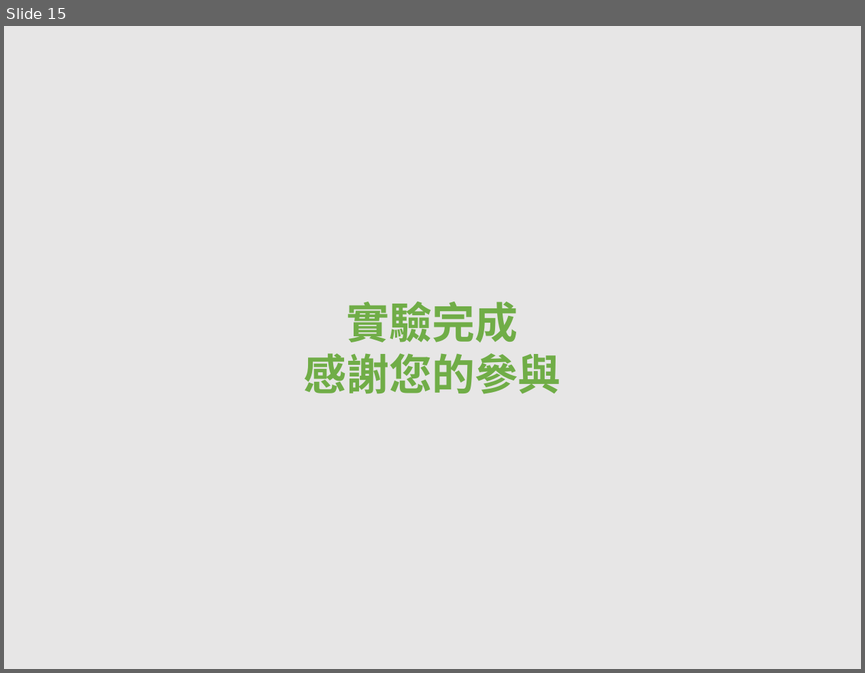
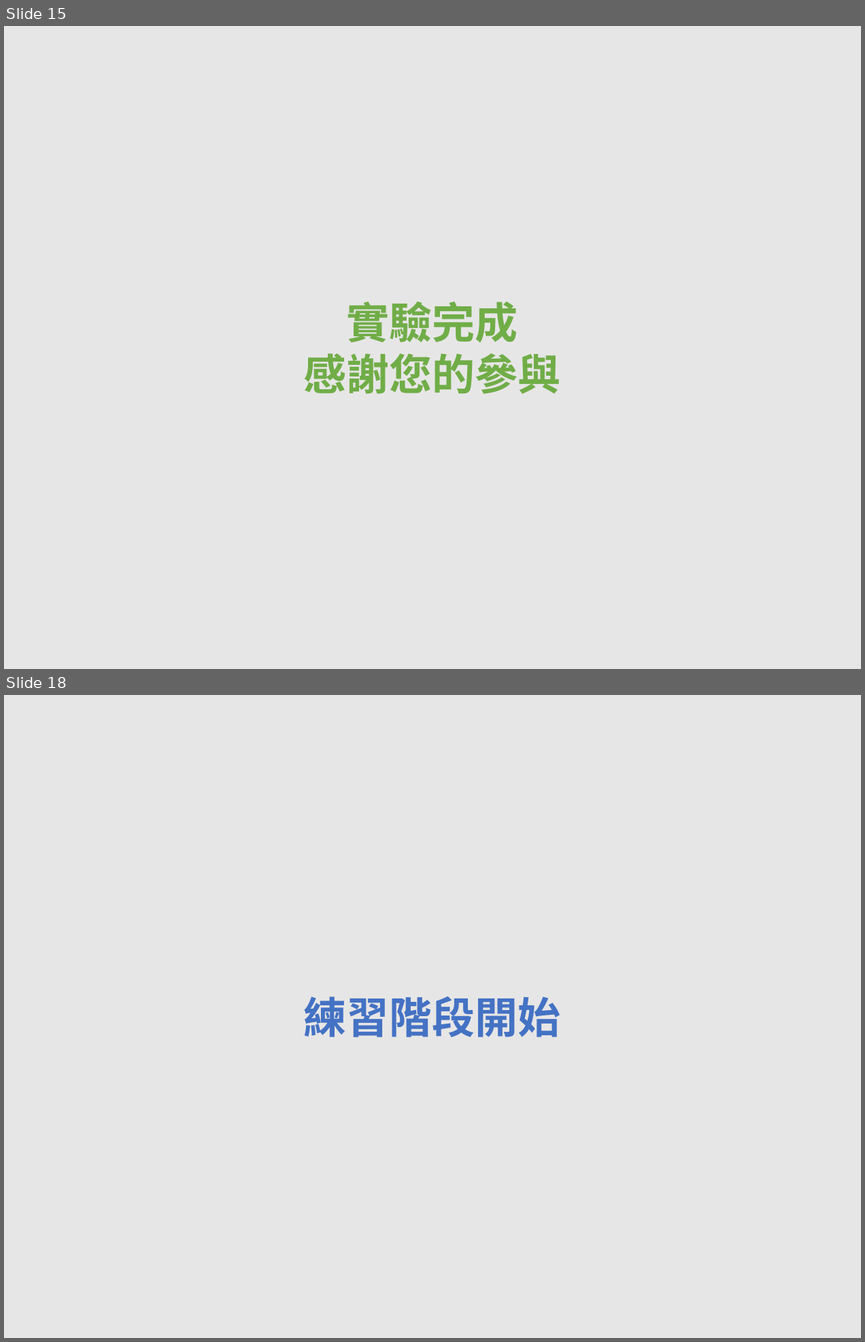
Before and after one commit to EJ-Chang/OSD-Study, a slide deck: WheelOSDtest/StimulusPNG.pptx. Shown one above the other, each under a label of ours: slide 15 before the commit, slides 15 and 18 after it; the slides between them are not shown. The pictures are 865x673 and 865x1342 pixels, drawn with LibreOffice and Linux fonts; fonts in the diff are those of the drawing. Boxes give left, top, right and bottom in pixels: in the first picture for what was removed or moved away, otherwise in the second. Text is boxed around its words. In the diff, an @@ line names an element or a change of style, - is before the commit and + after.

```diff
--- a/WheelOSDtest/StimulusPNG.pptx
+++ b/WheelOSDtest/StimulusPNG.pptx
@@ slide 18 added at (4, 695, 861, 1338), background #E7E6E6 @@
@@ text added at (304, 996, 561, 1037), 36 pt, text #4472C4, bold @@
+練習階段開始
```
Also in this commit, not shown: 3 other slides added, 5 other files.
